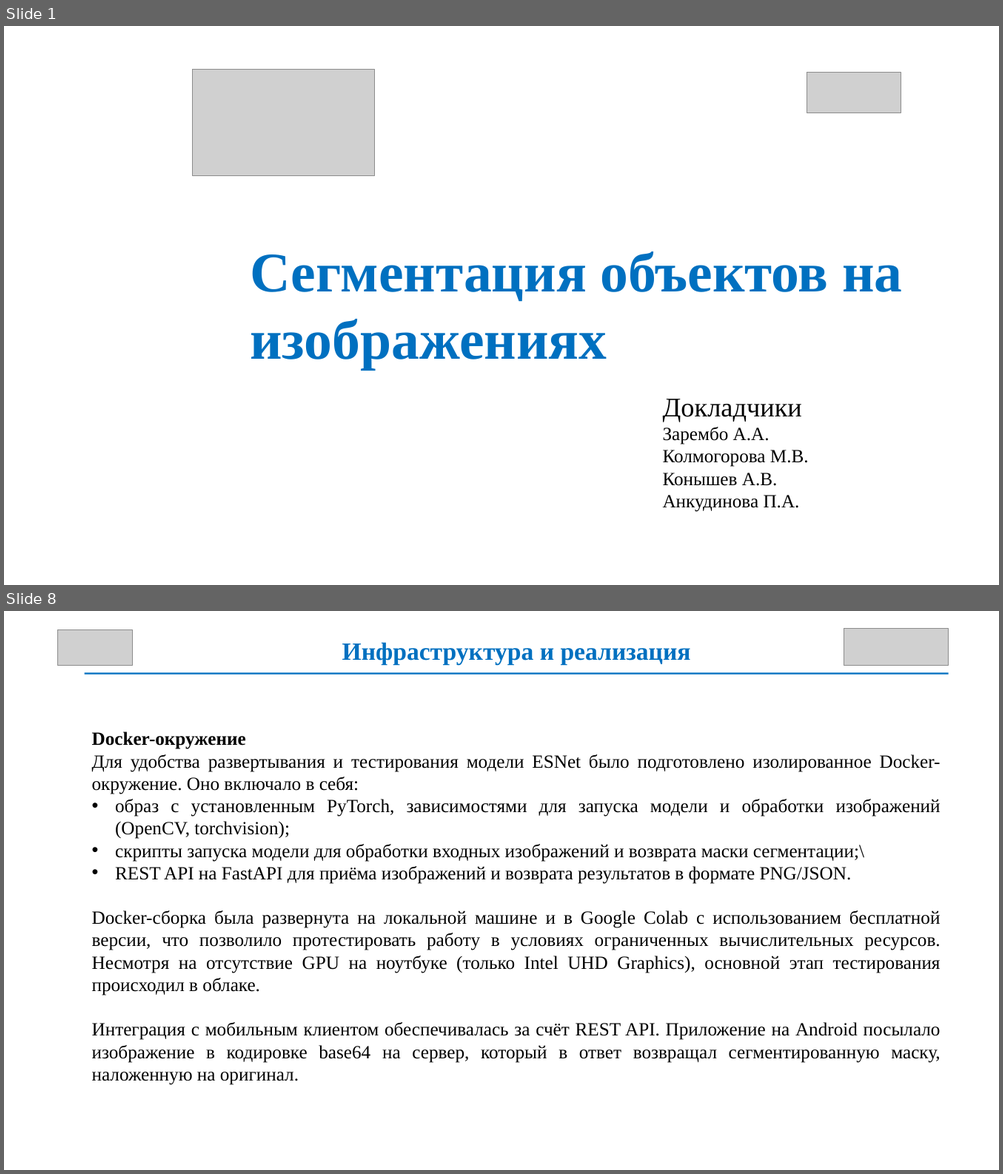
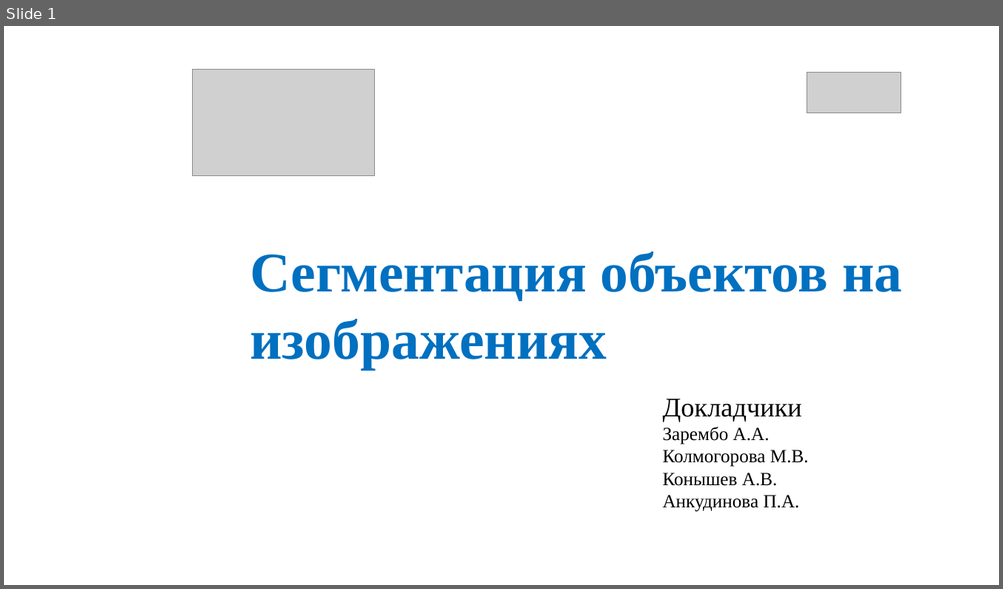
Before and after one commit to lloppy/segmentation, a slide deck: Dpo.pptx. Shown one above the other, each under a label of ours: slides 1 and 8 before the commit, slide 1 after it; the slides between them are not shown. The pictures are 1003x1174 and 1003x589 pixels, drawn with LibreOffice and Linux fonts; fonts in the diff are those of the drawing; grey boxes stand for pictures; background and template pictures are left out. Boxes give left, top, right and bottom in pixels: in the first picture for what was removed or moved away, otherwise in the second. Text is boxed around its words. In the diff, an @@ line names an element or a change of style, - is before the commit and + after.

```diff
--- a/Dpo.pptx
+++ b/Dpo.pptx
@@ slide 8 removed at [4, 611, 999, 1170], background #FFFFFF @@
@@ picture removed at [57, 629, 131, 666] @@
@@ picture removed at [843, 629, 948, 666] @@
@@ text removed at [342, 642, 691, 665] @@
-Инфраструктура и реализация
@@ rectangle removed at [85, 673, 948, 675] @@
@@ text removed at [92, 732, 940, 1085] @@
-Docker-окружение
-Для удобства развертывания и тестирования модели ESNet было подготовлено изолированное Docker-окружение. Оно включало в себя:
-• образ с установленным PyTorch, зависимостями для запуска модели и обработки изображений (OpenCV, torchvision);
-• скрипты запуска модели для обработки входных изображений и возврата маски сегментации;\
-• REST API на FastAPI для приёма изображений и возврата результатов в формате PNG/JSON.
-Docker-сборка была развернута на локальной машине и в Google Colab с использованием бесплатной версии, что позволило протестировать работу в условиях ограниченных вычислительных ресурсов. Несмотря на отсутствие GPU на ноутбуке (только Intel UHD Graphics), основной этап тестирования происходил в облаке.
-Интеграция с мобильным клиентом обеспечивалась за счёт REST API. Приложение на Android посылало изображение в кодировке base64 на сервер, который в ответ возвращал сегментированную маску, наложенную на оригинал.
```
Also in this commit, not shown: 4 slides changed, 6 slides added, 1 other file.
